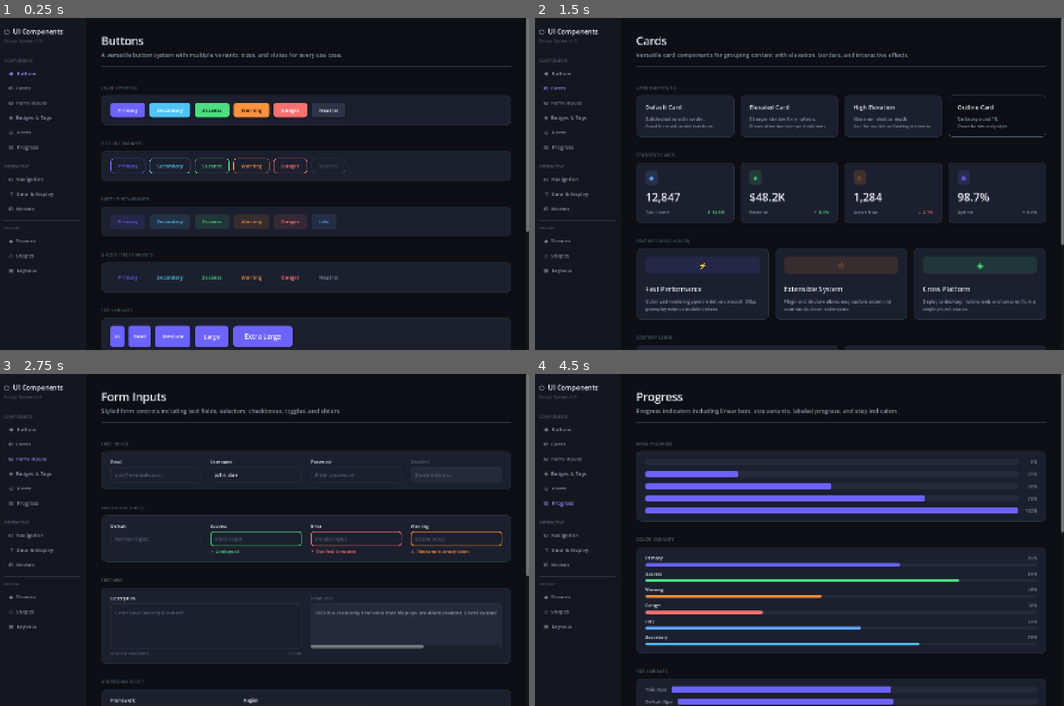
Above: before the commit, frames 1-4 (two rows, left to right).
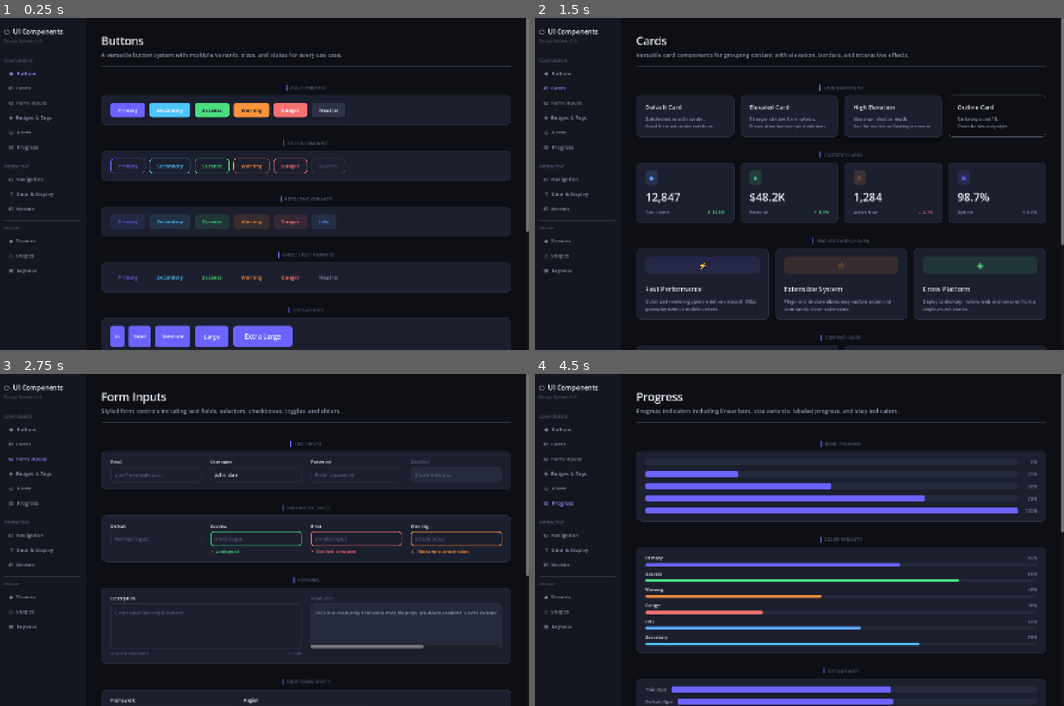
Above: after the commit, the same moments.

Repository: Cai-ki/godot-component-library
Game: Godot game, scene res://scenes/main.tscn
Two runs of this game, one before a commit and one after it. Both use one fixed random seed, a clock stepped at 60 frames per second and the inputs below.
Inputs:
- Up to frame 1 (0.25 s): no input
- Up to frame 2 (1.5 s): click "◉ Buttons" at 0.5 s; click "⊞ Cards" at 1.25 s
- Up to frame 3 (2.75 s): click "⊟ Form Inputs" at 2 s
- Up to frame 4 (4.5 s): click "◈ Badges & Tags" at 2.75 s; click "◎ Alerts" at 3.5 s; click "▤ Progress" at 4.25 s

The runs differ from the first frame. In frame 1, 0.5% of the frame differs, in the area x 19-63%, y 19-89%; in frame 2, 0.4%; in frame 3, 0.3%; in frame 4, 0.3%.

Commit message:
feat: enhance UI.section() with left accent bar
Adds a 3px PRIMARY-colored pill beside each section label,
visually grounding the title and connecting it to the card below.

Diff:
--- a/scripts/helpers.gd
+++ b/scripts/helpers.gd
@@ -257,8 +257,17 @@
 
 static func section(parent: Control, title: String) -> void:
 	spacer(parent, UITheme.SP_4)
-	var l := label(title.to_upper(), UITheme.FONT_SM, UITheme.TEXT_MUTED)
-	parent.add_child(l)
+	var row := HBoxContainer.new()
+	row.add_theme_constant_override("separation", 8)
+	row.alignment = BoxContainer.ALIGNMENT_CENTER
+	parent.add_child(row)
+
+	var accent := PanelContainer.new()
+	accent.custom_minimum_size = Vector2(3, 13)
+	accent.add_theme_stylebox_override("panel", style(UITheme.PRIMARY, UITheme.RADIUS_PILL))
+	row.add_child(accent)
+
+	row.add_child(label(title.to_upper(), UITheme.FONT_SM, UITheme.TEXT_MUTED))
 
 # =============================================
 # CARD FACTORY
